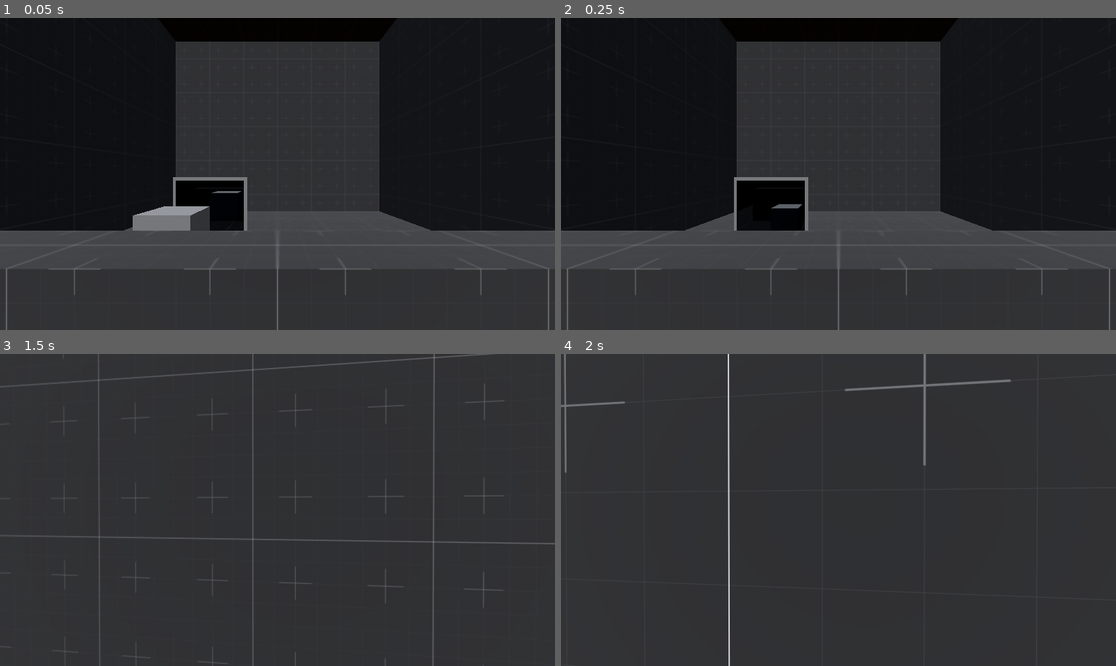
Above: before the commit, frames 1-4 (two rows, left to right).
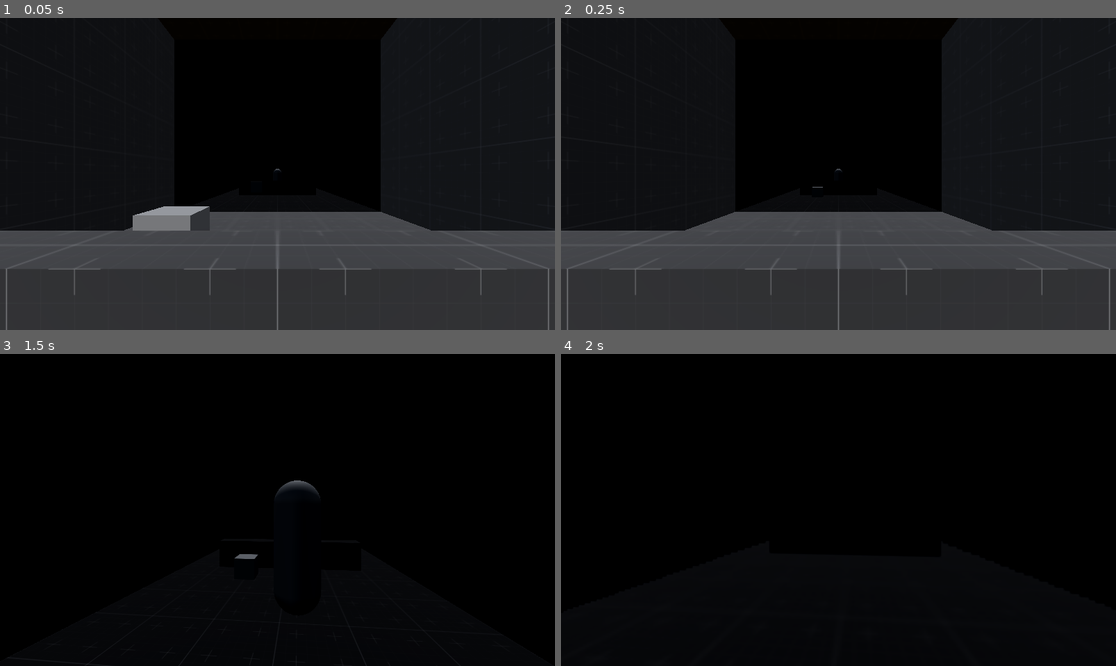
Above: after the commit, the same moments.

Repository: Wowe-Peanut/GetReal
Game: Godot game, scene res://test.tscn
The game is run twice, just before and just after one commit, with the same random seed, the same clock (stepped at 60 frames per second) and the same inputs.
Inputs (mouse positions are in pixels of both pictures, inside the frame that each line leads up to):
- Up to frame 1 (0.05 s): no input
- Up to frame 2 (0.25 s): no input
- Up to frame 3 (1.5 s): tap Enter at 0.5 s; move the mouse to (305, 510) at 0.52 s; hold Right mouse button (interact) 0.53-1.28 s; hold W (move_forward) from 0.53 s (still down); tap Space (jump) at 0.77 s; move the mouse to (249, 510) at 1.27 s; tap Q (take_picture) at 1.35 s
- Up to frame 4 (2 s): keep holding W (move_forward); tap Space (jump) at 1.52 s

The runs differ from the first frame. In frame 1, 19% of the frame differs, in the area x 31-69%, y 7-69%; in frame 2, 20%; in frame 3, 100%; in frame 4, 100%, in the area x 0-100%, y 0-100%.

Commit message:
mirror edge case fixing

Diff:
--- a/los_checker.gd
+++ b/los_checker.gd
@@ -19,6 +19,7 @@
 	# get all boxes in the scene
 	var boxes = get_tree().get_nodes_in_group("box")
 
+	print("seen: ", player_observer.seen)
 	# iterate in all the boxes the player can see (even through other observers)
 	for box in player_observer.observed:
 		# stop coyote time if started
--- a/mirror.gd
+++ b/mirror.gd
@@ -1,4 +1,13 @@
+@tool
 extends RigidBody3D
+
+@export var pixels_per_unit: int = 10
+@export var size: Vector2 = Vector2(1, 1):
+	set(value):
+		update_size(value)
+		size = value
+
+
 
 @onready var mesh = $Mesh
 @onready var mirror_cam: Camera3D = $View/MirrorCam
@@ -15,6 +24,10 @@
 
 # Called every frame. 'delta' is the elapsed time since the previous frame.
 func _process(_delta: float):
+	if not Engine.is_editor_hint():
+		render()
+
+func render():
 	var plane_origin = mirror_origin.global_transform.origin
 	var plane_normal = mirror_origin.global_transform.basis.z.normalized()
 	var reflection_plane = Plane(plane_normal, plane_origin.dot(plane_normal))
@@ -35,6 +48,12 @@
 	mirror_cam.set_frustum(mesh.mesh.size.x, -offset, projection_pos.distance_to(main_cam_pos), 100)
 	update_view_cone()
 
+func update_size(new_size: Vector2) -> void:
+	$Mesh.mesh.size = new_size
+	$Border.mesh.size = Vector3(new_size.x + 0.1, new_size.y + 0.1, 0.01)
+	$CollisionShape3D.shape.size = Vector3(new_size.x, new_size.y, 0.1)
+	$View.size = new_size * pixels_per_unit
+
 func update_view_cone() -> void:
 	var points: Array[Vector3] = []
 
--- a/mirror.tscn
+++ b/mirror.tscn
@@ -10,26 +10,33 @@
 [sub_resource type="QuadMesh" id="QuadMesh_5n1ph"]
 resource_local_to_scene = true
 
+[sub_resource type="ViewportTexture" id="ViewportTexture_ae53m"]
+
 [sub_resource type="ShaderMaterial" id="ShaderMaterial_pd161"]
 render_priority = 0
 shader = ExtResource("2_hyqdn")
+shader_parameter/mirrorCamTex = SubResource("ViewportTexture_ae53m")
 
 [sub_resource type="BoxMesh" id="BoxMesh_tx3na"]
-size = Vector3(1.1, 1.1, 0.01)
+size = Vector3(6.1, 5.1, 0.01)
 
 [sub_resource type="BoxShape3D" id="BoxShape3D_bh318"]
-size = Vector3(1, 1, 0.1)
+size = Vector3(6, 5, 0.1)
 
 [node name="Mirror" type="RigidBody3D"]
 collision_layer = 16
 collision_mask = 7
 freeze = true
 script = ExtResource("1_23741")
+pixels_per_unit = 1024
 
 [node name="View" type="SubViewport" parent="."]
 size = Vector2i(1024, 1024)
 
 [node name="MirrorCam" type="Camera3D" parent="View"]
+transform = Transform3D(1, 8.74228e-08, 8.74228e-08, 8.74228e-08, -1, 7.64274e-15, 8.74228e-08, 0, -1, 0, 0, -1)
+keep_aspect = 0
+projection = 2
 
 [node name="MirrorObserver" parent="View/MirrorCam" node_paths=PackedStringArray("camera", "self_collider") instance=ExtResource("2_tte1p")]
 camera = NodePath("..")
--- a/player.gd
+++ b/player.gd
@@ -38,7 +38,7 @@
 
 func _process(delta: float) -> void:
 	if mouse_captured: _rotate_camera(delta)
-	if held_object: held_object.global_transform = held_position.global_transform
+	if is_instance_valid(held_object) and held_object: held_object.global_transform = held_position.global_transform
 	velocity = _walk(delta) + _gravity(delta) + _jump(delta)
 	move_and_slide()
 
--- a/test.tscn
+++ b/test.tscn
@@ -43,4 +43,6 @@
 transform = Transform3D(1, 0, 0, 0, 1, 0, 0, 0, 1, -1, -2, -1)
 
 [node name="Mirror" parent="." instance=ExtResource("4_5022i")]
-transform = Transform3D(1, 0, 0, 0, 1, 0, 0, 0, 1, -1, -2, -2)
+transform = Transform3D(1, 0, 0, 0, 1, 0, 0, 0, 1, 0, 0, -4.9)
+pixels_per_unit = 512
+size = Vector2(6, 5)
Not shown: 1 places in mirror.tscn that only renumber resources
